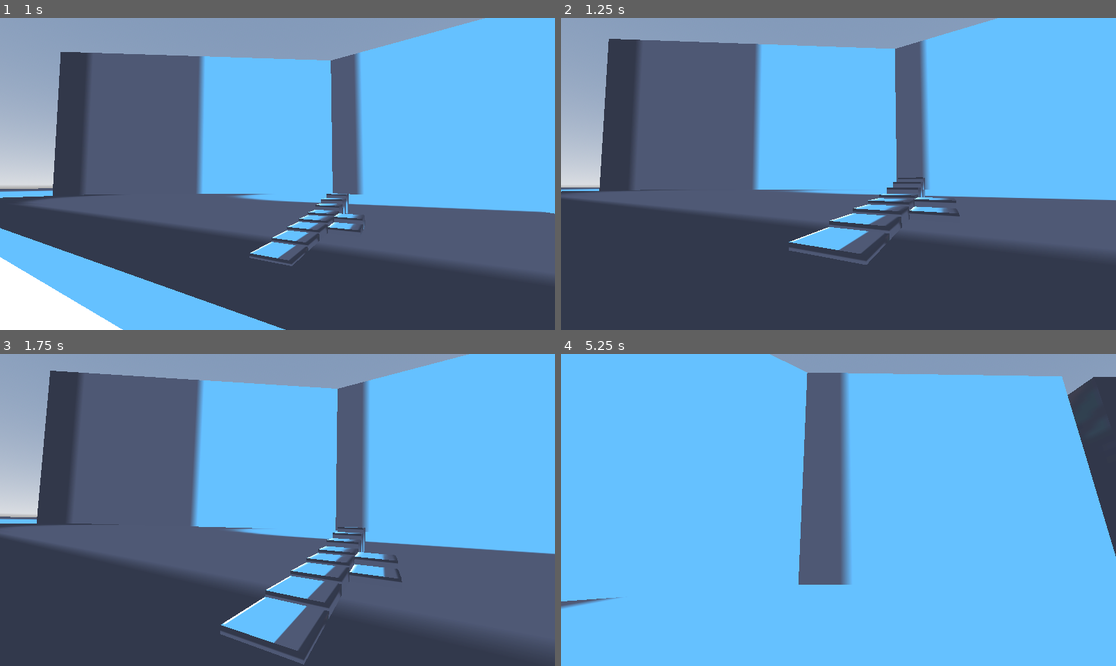
Above: before the commit, frames 1-4 (two rows, left to right).
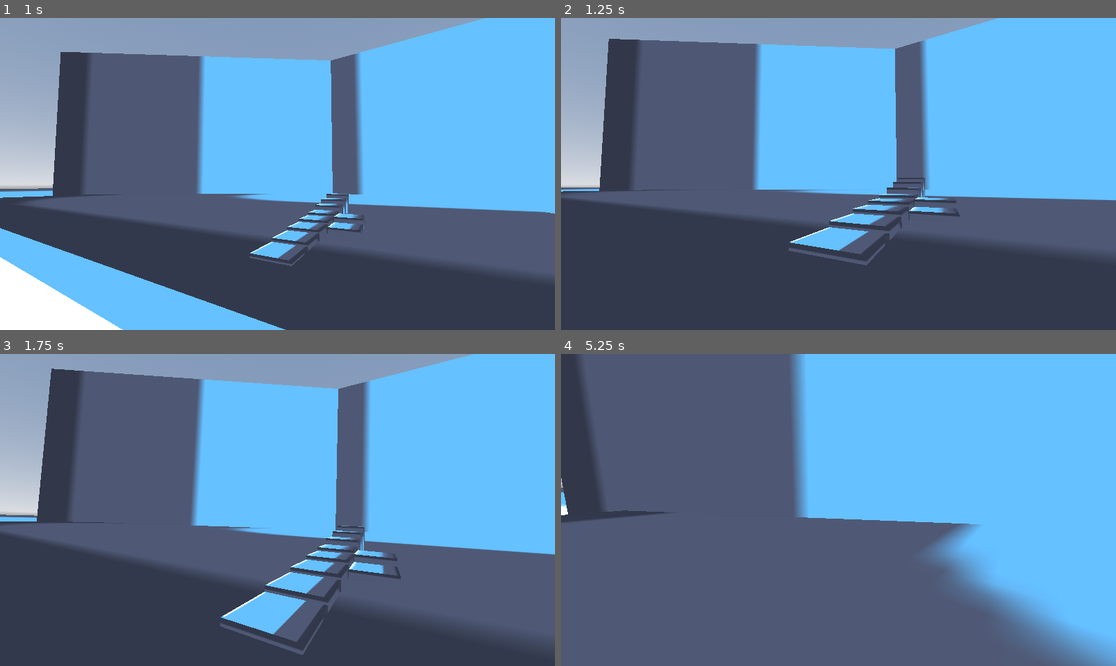
Above: after the commit, the same moments.

Repository: IAmNotIsaac/duck-city
Game: Godot game, scene res://scenes/demo_level.tscn
Same seed, same stepped clock (60 frames per second), same inputs: the game is played once before the commit and once after it. The engine's default icon, where the game draws it, is replaced by a stand-in: a white triangle on a blue panel in a dark square.
Inputs (mouse positions are in pixels of both pictures, inside the frame that each line leads up to):
- Up to frame 1 (1 s): tap Enter at 0.5 s; move the mouse to (305, 174) at 0.52 s; hold W (move_forward) from 0.53 s (still down); hold Space (jump) from 0.53 s (still down)
- Up to frame 2 (1.25 s): keep holding W (move_forward); keep holding Space (jump)
- Up to frame 3 (1.75 s): keep holding W (move_forward); move the mouse to (249, 510) at 1.27 s; release Space (jump) at 1.28 s; tap Shift (run) at 1.35 s; tap Space (jump) at 1.52, 1.55 s
- Up to frame 4 (5.25 s): keep holding W (move_forward); tap Space (jump) at 1.82, 3.02, 3.05, 3.32, 4.52, 4.55, 4.82 s; move the mouse to (849, 503) at 2.02 s; hold Space (jump) 2.03-2.78 s; move the mouse to (832, 516) at 2.77 s; tap Shift (run) at 2.85, 4.35 s; move the mouse to (877, 513) at 3.52 s; hold Space (jump) 3.53-4.28 s; move the mouse to (794, 506) at 4.27 s; move the mouse to (844, 510) at 5.02 s; hold Space (jump) from 5.03 s (still down)

Frame 1 is identical in both runs. In frame 2, 0.1% of the frame differs, in the area x 0-76%, y 1-80%; in frame 3, 3.8%; in frame 4, 71%, in the area x 0-100%, y 0-100%.

Commit message:
improve climbing

Diff:
--- a/scenes/player.gd
+++ b/scenes/player.gd
@@ -96,6 +96,23 @@
 	pass
 
 
+func _can_climb() -> bool:
+	if not _n_climb_check.is_colliding():
+		return false
+
+	var target_position : Vector3 = _n_climb_check.get_collision_point() + Vector3(0.0, 1.0, 0.0)
+	var dist : float = _n_climb_check.global_position.y - _n_climb_check.get_collision_point().y
+
+	_n_climb_space_check.position.y = -dist
+
+	await get_tree().physics_frame # must wait for collision to update
+
+	if _n_climb_space_check.has_overlapping_bodies():
+		return false
+
+	return true
+
+
 func _ground_movement(_delta : float) -> void:
 	var input := Vector2(
 		Input.get_action_strength("move_right") - Input.get_action_strength("move_left"),
@@ -144,7 +161,7 @@
 	_ground_movement(delta)
 
 	if Input.is_action_just_pressed("jump"):
-		if _n_climb_check.is_colliding():
+		if await _can_climb():
 			_state.switch(States.CLIMB)
 			return
 
@@ -178,7 +195,7 @@
 	_air_movement(delta)
 
 	if Input.is_action_pressed("jump"):
-		if _n_climb_check.is_colliding():
+		if await _can_climb():
 			_state.switch(States.CLIMB)
 			return
 
